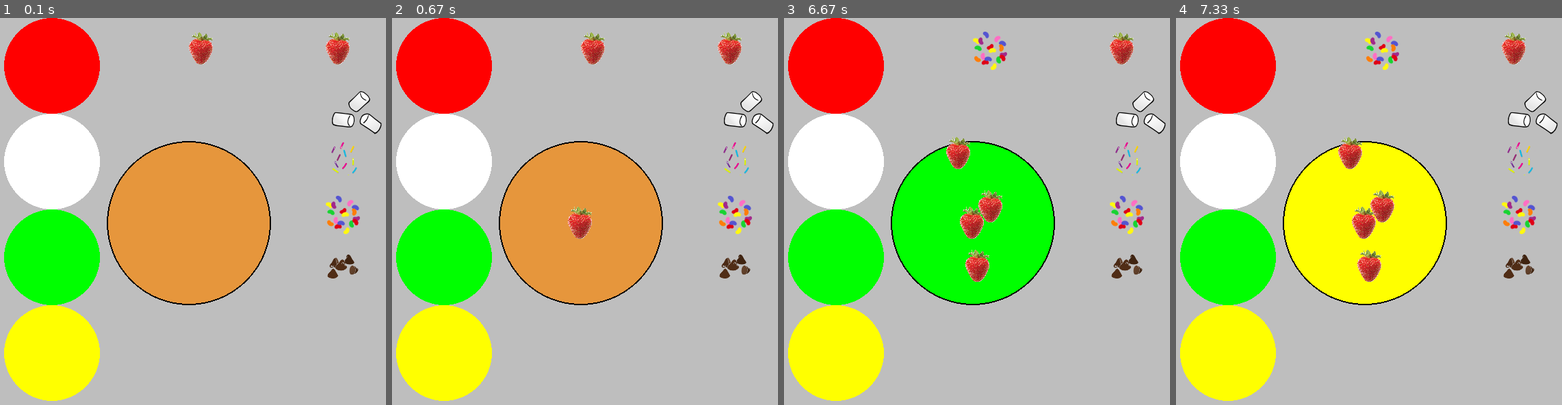
Above: before the commit, frames 1-4 (left to right).
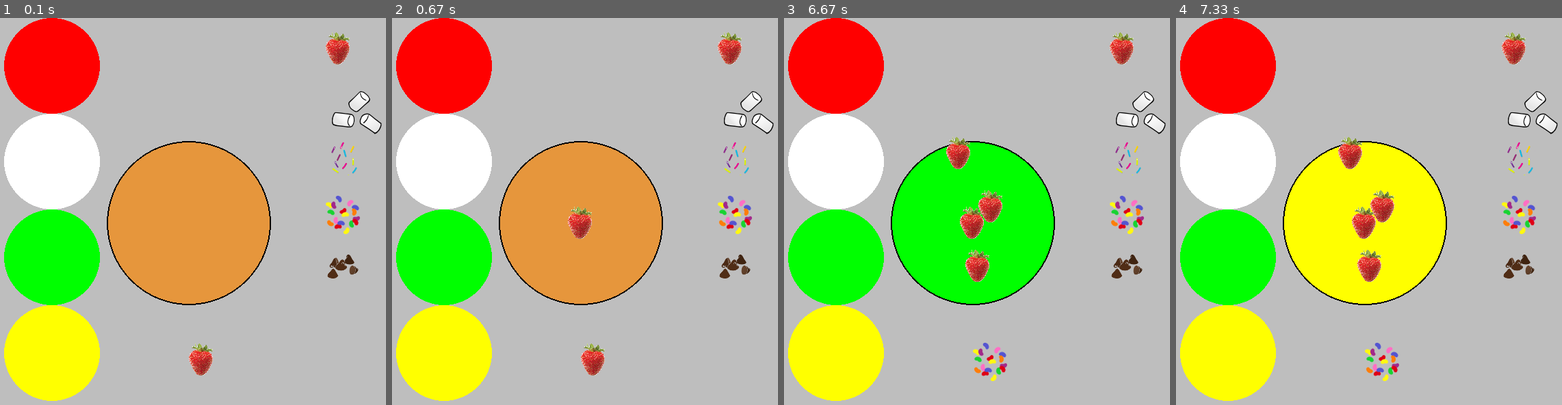
Above: after the commit, the same moments.

Repository: bennorth/cake-decoration-in-pygame
Game: pygame game, started from cake.py
Same seed, same stepped clock (60 frames per second), same inputs: the game is played once before the commit and once after it.
Inputs (mouse positions are in pixels of both pictures, inside the frame that each line leads up to):
- Up to frame 1 (0.1 s): no input
- Up to frame 2 (0.67 s): click (581, 223) at 0.38 s
- Up to frame 3 (6.67 s): click (872, 226) at 0.72 s; click (845, 319) at 1.05 s; click (865, 72) at 1.38 s; click (876, 141) at 1.72 s; click (977, 265) at 2.05 s; click (957, 153) at 2.38 s; click (1115, 331) at 3.22 s; click (838, 261) at 3.55 s; click (841, 168) at 3.88 s; click (849, 83) at 4.22 s; click (992, 207) at 4.55 s; click (853, 196) at 4.88 s; click (845, 374) at 5.72 s; click (845, 250) at 6.05 s; click (1115, 219) at 6.38 s
- Up to frame 4 (7.33 s): click (1264, 114) at 6.72 s; click (1268, 362) at 7.05 s

The runs differ from the first frame. In frame 1, 0.7% of the frame differs, in the area x 48-56%, y 3-93%; in frame 2, 0.7%; in frame 3, 0.7%; in frame 4, 0.7%.

Commit message:
move 'current decoration' display to below cake
In preparation for having the 'back' arrow above the cake.

Diff:
--- a/cake.py
+++ b/cake.py
@@ -94,7 +94,7 @@
         decoration_choice_y += 80
 
     # Remind player what their current chosen decoration is.
-    screen.blit(current_decoration, (300, 20))
+    screen.blit(current_decoration, (300, 475))
 
     # Has the player put any decorations onto the cake?  Draw them if so.
     for decoration in decorations:
